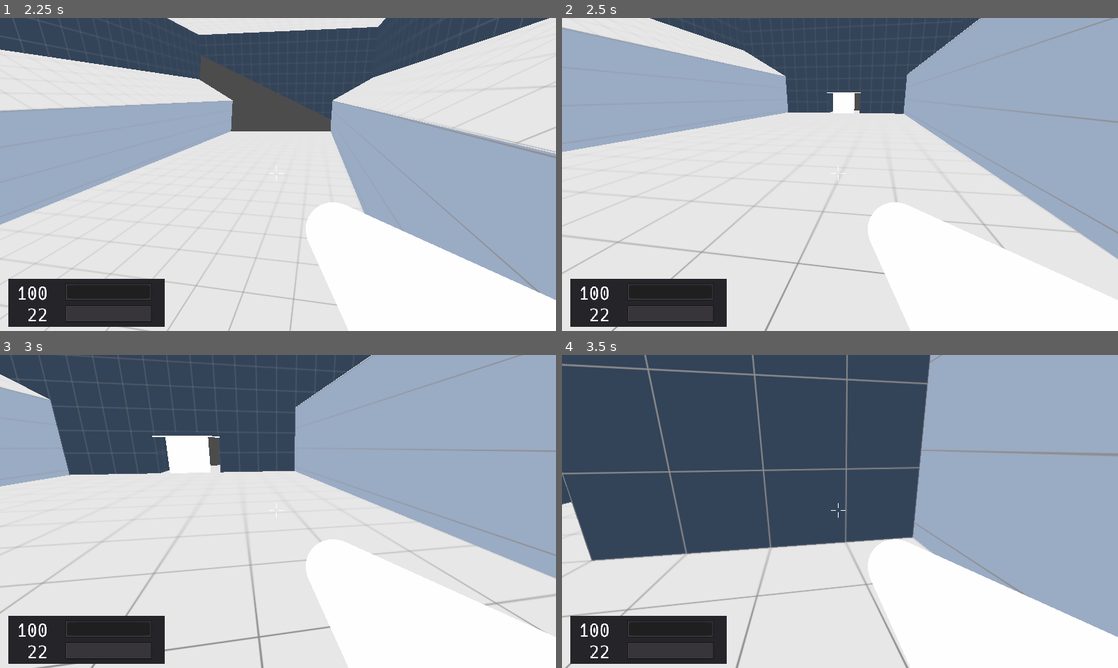
Above: before the commit, frames 1-4 (two rows, left to right).
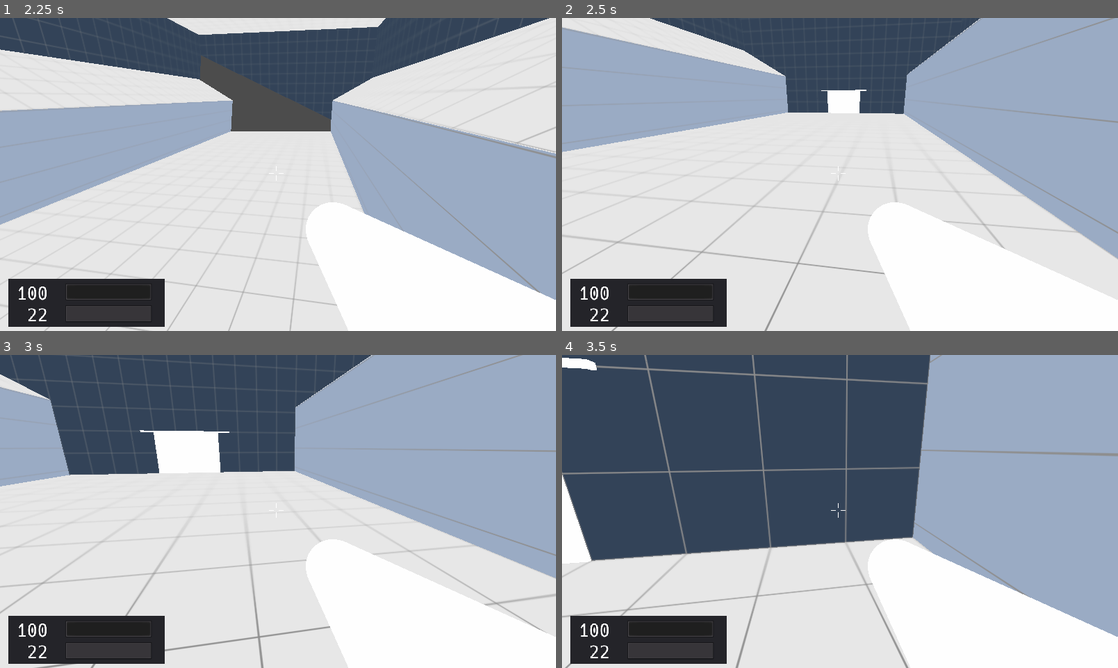
Above: after the commit, the same moments.

Repository: duckinator/keress
Game: Godot game, scene res://menus/MainMenu.tscn
Two runs of this game, one before a commit and one after it. Both use one fixed random seed, a clock stepped at 60 frames per second and the inputs below.
Inputs (mouse positions are in pixels of both pictures, inside the frame that each line leads up to):
- Up to frame 1 (2.25 s): click "New Game" at 0.5 s; tap Enter at 1.25 s; move the mouse to (305, 174) at 1.27 s; press the mouse at (305, 174) at 1.28 s; hold W (movement_forward) from 1.28 s (still down); tap Space (movement_jump) at 1.52 s; move the mouse to (250, 174) at 2.02 s; release the mouse at (250, 174) at 2.03 s; right-click (250, 174) at 2.1 s
- Up to frame 2 (2.5 s): keep holding W (movement_forward); tap Space (movement_jump) at 2.27 s
- Up to frame 3 (3 s): keep holding W (movement_forward); move the mouse to (289, 505) at 2.77 s; tap Tab (quick_switch_item) at 2.85 s
- Up to frame 4 (3.5 s): keep holding W (movement_forward)

Frame 1 is identical in both runs. In frame 2, 0.2% of the frame differs, in the area x 46-55%, y 22-31%; in frame 3, 0.6%, in the area x 25-42%, y 24-38%; in frame 4, 0.4%.

Commit message:
Tweak door for different level geometry.

Diff:
--- a/src/environment/door/Door.tscn
+++ b/src/environment/door/Door.tscn
@@ -1,20 +1,20 @@
-[gd_scene load_steps=14 format=2]
+[gd_scene load_steps=15 format=2]
 
 [ext_resource path="res://environment/door/Door.gd" type="Script" id=1]
 [ext_resource path="res://environment/door/Area.gd" type="Script" id=2]
 [ext_resource path="res://environment/door/Area2_Through_Door.gd" type="Script" id=3]
 
 [sub_resource type="CubeMesh" id=1]
-size = Vector3( 0.2, 8, 4 )
+size = Vector3( 0.2, 10, 6 )
 
-[sub_resource type="ConvexPolygonShape" id=2]
-points = PoolVector3Array( -0.0999756, 4, 2, 0.0999756, 4, -2, 0.0999756, 4, 2, -0.0999756, 4, -2, -0.0999756, -4, 2, 0.0999756, -4, -2, 0.0999756, -4, 2, -0.0999756, -4, -2, 0.0999756, 4, 2, -0.0999756, 4, -2, 0.0999756, 4, -2, -0.0999756, 4, 2, 0.0999756, -4, 2, -0.0999756, -4, -2, 0.0999756, -4, -2, -0.0999756, -4, 2, 0.0999756, 4, 2, -0.0999756, -4, 2, -0.0999756, 4, 2, 0.0999756, -4, 2, 0.0999756, 4, -2, -0.0999756, -4, -2, -0.0999756, 4, -2, 0.0999756, -4, -2 )
+[sub_resource type="ConvexPolygonShape" id=11]
+points = PoolVector3Array( -0.1, 5, 3, 0.1, 5, -3, 0.1, 5, 3, -0.1, 5, -3, -0.1, -5, 3, 0.1, -5, -3, 0.1, -5, 3, -0.1, -5, -3, 0.1, 5, 3, -0.1, 5, -3, 0.1, 5, -3, -0.1, 5, 3, 0.1, -5, 3, -0.1, -5, -3, 0.1, -5, -3, -0.1, -5, 3, 0.1, 5, 3, -0.1, -5, 3, -0.1, 5, 3, 0.1, -5, 3, 0.1, 5, -3, -0.1, -5, -3, -0.1, 5, -3, 0.1, -5, -3 )
 
 [sub_resource type="CubeMesh" id=3]
-size = Vector3( 0.2, 8, 4 )
+size = Vector3( 0.2, 10, 6 )
 
-[sub_resource type="ConvexPolygonShape" id=4]
-points = PoolVector3Array( -0.0999756, 4, 2, 0.0999756, 4, -2, 0.0999756, 4, 2, -0.0999756, 4, -2, -0.0999756, -4, 2, 0.0999756, -4, -2, 0.0999756, -4, 2, -0.0999756, -4, -2, 0.0999756, 4, 2, -0.0999756, 4, -2, 0.0999756, 4, -2, -0.0999756, 4, 2, 0.0999756, -4, 2, -0.0999756, -4, -2, 0.0999756, -4, -2, -0.0999756, -4, 2, 0.0999756, 4, 2, -0.0999756, -4, 2, -0.0999756, 4, 2, 0.0999756, -4, 2, 0.0999756, 4, -2, -0.0999756, -4, -2, -0.0999756, 4, -2, 0.0999756, -4, -2 )
+[sub_resource type="ConvexPolygonShape" id=12]
+points = PoolVector3Array( -0.1, 5, 3, 0.1, 5, -3, 0.1, 5, 3, -0.1, 5, -3, -0.1, -5, 3, 0.1, -5, -3, 0.1, -5, 3, -0.1, -5, -3, 0.1, 5, 3, -0.1, 5, -3, 0.1, 5, -3, -0.1, 5, 3, 0.1, -5, 3, -0.1, -5, -3, 0.1, -5, -3, -0.1, -5, 3, 0.1, 5, 3, -0.1, -5, 3, -0.1, 5, 3, 0.1, -5, 3, 0.1, 5, -3, -0.1, -5, -3, -0.1, 5, -3, 0.1, -5, -3 )
 
 [sub_resource type="CapsuleShape" id=5]
 radius = 8.0
@@ -24,10 +24,10 @@
 extents = Vector3( 4, 4, 2 )
 
 [sub_resource type="CubeMesh" id=7]
-size = Vector3( 0.25, 0.25, 12.5 )
+size = Vector3( 0.25, 0.25, 16.5 )
 
-[sub_resource type="ConvexPolygonShape" id=8]
-points = PoolVector3Array( -0.125, 0.125, 6.25, 0.125, 0.125, -6.25, 0.125, 0.125, 6.25, -0.125, 0.125, -6.25, -0.125, -0.125, 6.25, 0.125, -0.125, -6.25, 0.125, -0.125, 6.25, -0.125, -0.125, -6.25, 0.125, 0.125, 6.25, -0.125, 0.125, -6.25, 0.125, 0.125, -6.25, -0.125, 0.125, 6.25, 0.125, -0.125, 6.25, -0.125, -0.125, -6.25, 0.125, -0.125, -6.25, -0.125, -0.125, 6.25, 0.125, 0.125, 6.25, -0.125, -0.125, 6.25, -0.125, 0.125, 6.25, 0.125, -0.125, 6.25, 0.125, 0.125, -6.25, -0.125, -0.125, -6.25, -0.125, 0.125, -6.25, 0.125, -0.125, -6.25 )
+[sub_resource type="ConvexPolygonShape" id=13]
+points = PoolVector3Array( -0.125, 0.125, 8.25, 0.125, 0.125, -8.25, 0.125, 0.125, 8.25, -0.125, 0.125, -8.25, -0.125, -0.125, 8.25, 0.125, -0.125, -8.25, 0.125, -0.125, 8.25, -0.125, -0.125, -8.25, 0.125, 0.125, 8.25, -0.125, 0.125, -8.25, 0.125, 0.125, -8.25, -0.125, 0.125, 8.25, 0.125, -0.125, 8.25, -0.125, -0.125, -8.25, 0.125, -0.125, -8.25, -0.125, -0.125, 8.25, 0.125, 0.125, 8.25, -0.125, -0.125, 8.25, -0.125, 0.125, 8.25, 0.125, -0.125, 8.25, 0.125, 0.125, -8.25, -0.125, -0.125, -8.25, -0.125, 0.125, -8.25, 0.125, -0.125, -8.25 )
 
 [sub_resource type="CubeMesh" id=9]
 size = Vector3( 0.25, 0.25, 0.25 )
@@ -35,29 +35,34 @@
 [sub_resource type="ConvexPolygonShape" id=10]
 points = PoolVector3Array( -0.125, 0.125, 0.125, 0.125, 0.125, -0.125, 0.125, 0.125, 0.125, -0.125, 0.125, -0.125, -0.1 …(448 unchanged characters)…
 
+[sub_resource type="ConvexPolygonShape" id=8]
+points = PoolVector3Array( -0.125, 0.125, 6.25, 0.125, 0.125, -6.25, 0.125, 0.125, 6.25, -0.125, 0.125, -6.25, -0.125, -0.125, 6.25, 0.125, -0.125, -6.25, 0.125, -0.125, 6.25, -0.125, -0.125, -6.25, 0.125, 0.125, 6.25, -0.125, 0.125, -6.25, 0.125, 0.125, -6.25, -0.125, 0.125, 6.25, 0.125, -0.125, 6.25, -0.125, -0.125, -6.25, 0.125, -0.125, -6.25, -0.125, -0.125, 6.25, 0.125, 0.125, 6.25, -0.125, -0.125, 6.25, -0.125, 0.125, 6.25, 0.125, -0.125, 6.25, 0.125, 0.125, -6.25, -0.125, -0.125, -6.25, -0.125, 0.125, -6.25, 0.125, -0.125, -6.25 )
+
 [node name="Door" type="Spatial"]
-transform = Transform( 1, 0, 0, 0, 1, 0, 0, 0, 1, 0, 4.1, 0 )
+transform = Transform( 1, 0, 0, 0, 1, 0, 0, 0, 1, 0, 5.1, 0 )
 script = ExtResource( 1 )
 
 [node name="Left_Half" type="StaticBody" parent="."]
-transform = Transform( 1, 0, 0, 0, 1, 0, 0, 0, 1, 0, 0, -2 )
+editor/display_folded = true
+transform = Transform( 1, 0, 0, 0, 1, 0, 0, 0, 1, 0, 0, -3 )
 
 [node name="Left_Half_Mesh" type="MeshInstance" parent="Left_Half"]
 mesh = SubResource( 1 )
 material/0 = null
 
 [node name="CollisionShape" type="CollisionShape" parent="Left_Half"]
-shape = SubResource( 2 )
+shape = SubResource( 11 )
 
 [node name="Right_Half" type="StaticBody" parent="."]
-transform = Transform( 1, 0, 0, 0, 1, 0, 0, 0, 1, 0, 0, 2 )
+editor/display_folded = true
+transform = Transform( 1, 0, 0, 0, 1, 0, 0, 0, 1, 0, 0, 3 )
 
 [node name="Right_Half_Mesh" type="MeshInstance" parent="Right_Half"]
 mesh = SubResource( 3 )
 material/0 = null
 
 [node name="CollisionShape" type="CollisionShape" parent="Right_Half"]
-shape = SubResource( 4 )
+shape = SubResource( 12 )
 
 [node name="Area" type="Area" parent="."]
 editor/display_folded = true
@@ -79,29 +84,19 @@
 shape = SubResource( 6 )
 
 [node name="Top_Bar" type="StaticBody" parent="."]
-transform = Transform( 1, 0, 0, 0, 1, 0, 0, 0, 1, -0.25, 4, 0 )
+editor/display_folded = true
+transform = Transform( 1, 0, 0, 0, 1, 0, 0, 0, 1, -0.25, 4.9, 0 )
 
 [node name="MeshInstance" type="MeshInstance" parent="Top_Bar"]
 mesh = SubResource( 7 )
 material/0 = null
 
 [node name="CollisionShape" type="CollisionShape" parent="Top_Bar"]
-shape = SubResource( 8 )
-
-[node name="Bottom_Bar" type="StaticBody" parent="."]
-editor/display_folded = true
-transform = Transform( 1, 0, 0, 0, 1, 0, 0, 0, 1, 0, -4.125, 0 )
-
-[node name="MeshInstance" type="MeshInstance" parent="Bottom_Bar"]
-mesh = SubResource( 7 )
-material/0 = null
-
-[node name="CollisionShape" type="CollisionShape" parent="Bottom_Bar"]
-shape = SubResource( 8 )
+shape = SubResource( 13 )
 
 [node name="Left_End" type="StaticBody" parent="."]
 editor/display_folded = true
-transform = Transform( 1, 0, 0, 0, 1, 0, 0, 0, 1, 0, 4, -6.125 )
+transform = Transform( 1, 0, 0, 0, 1, 0, 0, 0, 1, 0, 4.9, -8.125 )
 
 [node name="MeshInstance" type="MeshInstance" parent="Left_End"]
 mesh = SubResource( 9 )
@@ -112,7 +107,7 @@
 
 [node name="Right_End" type="StaticBody" parent="."]
 editor/display_folded = true
-transform = Transform( 1, 0, 0, 0, 1, 0, 0, 0, 1, 0, 4, 6.125 )
+transform = Transform( 1, 0, 0, 0, 1, 0, 0, 0, 1, 0, 4.9, 8.125 )
 
 [node name="MeshInstance" type="MeshInstance" parent="Right_End"]
 mesh = SubResource( 9 )
@@ -120,3 +115,14 @@
 
 [node name="CollisionShape" type="CollisionShape" parent="Right_End"]
 shape = SubResource( 10 )
+
+[node name="Bottom_Bar" type="StaticBody" parent="."]
+editor/display_folded = true
+transform = Transform( 1, 0, 0, 0, 1, 0, 0, 0, 1, 0, -4.925, 0 )
+
+[node name="MeshInstance" type="MeshInstance" parent="Bottom_Bar"]
+mesh = SubResource( 7 )
+material/0 = null
+
+[node name="CollisionShape" type="CollisionShape" parent="Bottom_Bar"]
+shape = SubResource( 8 )
